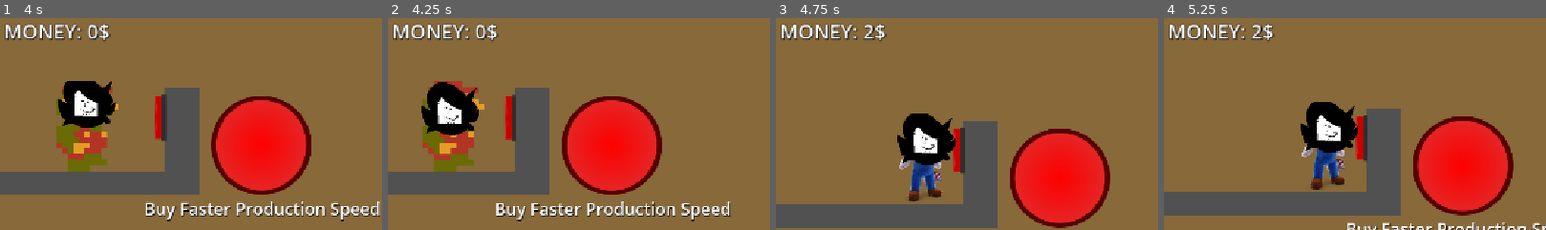
Above: before the commit, frames 1-4 (left to right).
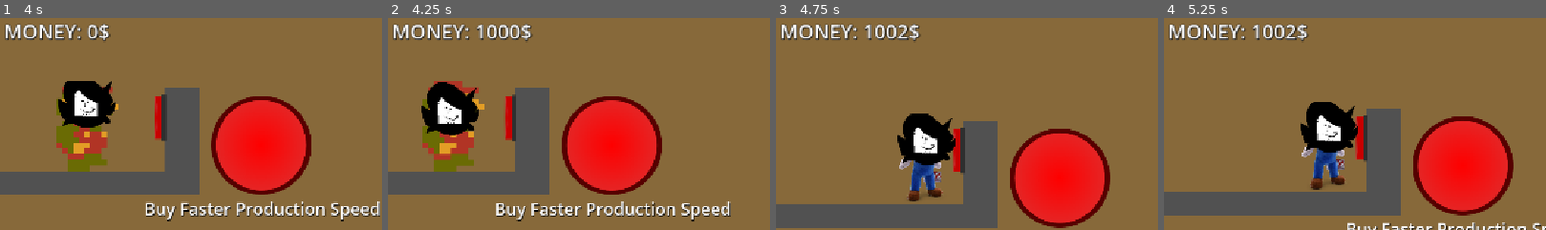
Above: after the commit, the same moments.

Repository: gubrey/feelin-tycoonish
Game: Godot game, scene res://main.tscn
Same seed, same stepped clock (60 frames per second), same inputs: the game is played once before the commit and once after it. Sound files missing from this copy of the repository are replaced by a short silence.
Inputs (mouse positions are % of the whole screen's width and height, from its top left):
- Up to frame 1 (4 s): move the mouse to (72, 30) at 0.52 s; hold D (player_right) 0.53-2.03 s; click (72, 30) at 0.67 s; tap W (player_jump) at 0.77, 1.52, 3.02, 3.77 s; move the mouse to (58, 39) at 1.27 s; click (58, 39) at 1.42 s; move the mouse to (60, 27) at 2.02 s; hold A (player_left) 2.03-2.78 s; move the mouse to (45, 70) at 2.77 s; hold D (player_right) from 2.78 s (still down); click (45, 70) at 2.92 s; move the mouse to (80, 65) at 3.52 s
- Up to frame 2 (4.25 s): keep holding D (player_right); tap \ (debug_money, bound only after the commit) at 4.15 s
- Up to frame 3 (4.75 s): move the mouse to (20, 34) at 4.27 s; release D (player_right) at 4.28 s; hold A (player_left) from 4.28 s (still down); tap W (player_jump) at 4.52 s
- Up to frame 4 (5.25 s): move the mouse to (55, 49) at 5.02 s; release A (player_left) at 5.03 s; hold D (player_right) from 5.03 s (still down); click (55, 49) at 5.17 s
The pictures show only the part of the screen within x 0-50%, y 0-50%; the shares and areas given below are measured in that part.

Frame 1 is identical in both runs. In frame 2, 0.8% of the frame differs, in the area x 22-38%, y 2-11%; in frame 3, 0.8%; in frame 4, 0.8%.

Commit message:
money debug

Diff:
--- a/global/game.gd
+++ b/global/game.gd
@@ -38,3 +38,6 @@
 		Engine.time_scale = 25
 	else:
 		Engine.time_scale = 1
+
+	if Input.is_action_just_pressed("debug_money"):
+		money += 1000
--- a/project.godot
+++ b/project.godot
@@ -62,3 +62,8 @@
 "events": [Object(InputEventKey,"resource_local_to_scene":false,"resource_name":"","device":-1,"window_id":0,"alt_press …(195 unchanged characters)…
 ]
 }
+debug_money={
+"deadzone": 0.2,
+"events": [Object(InputEventKey,"resource_local_to_scene":false,"resource_name":"","device":-1,"window_id":0,"alt_pressed":false,"shift_pressed":false,"ctrl_pressed":false,"meta_pressed":false,"pressed":false,"keycode":0,"physical_keycode":92,"key_label":0,"unicode":92,"location":0,"echo":false,"script":null)
+]
+}
